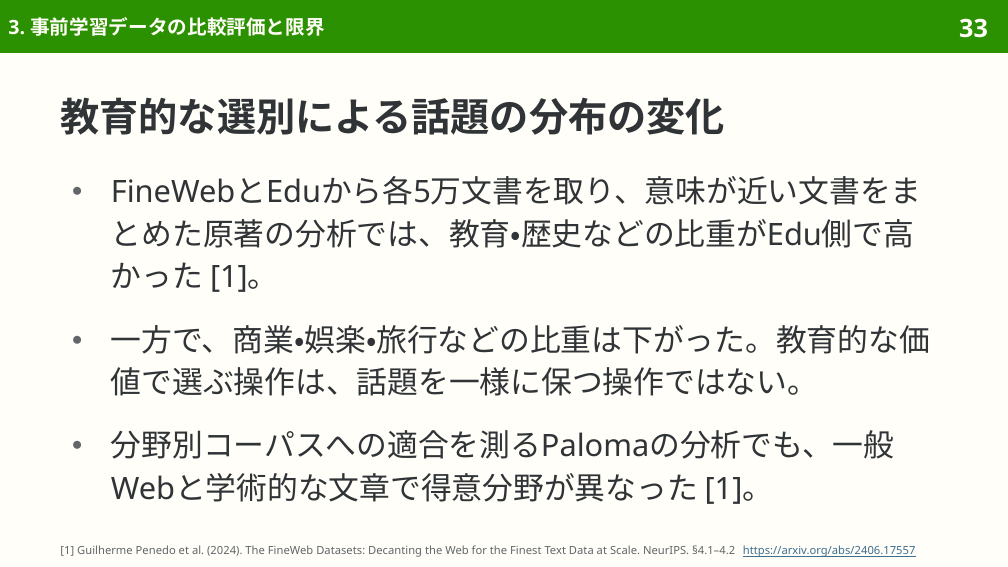
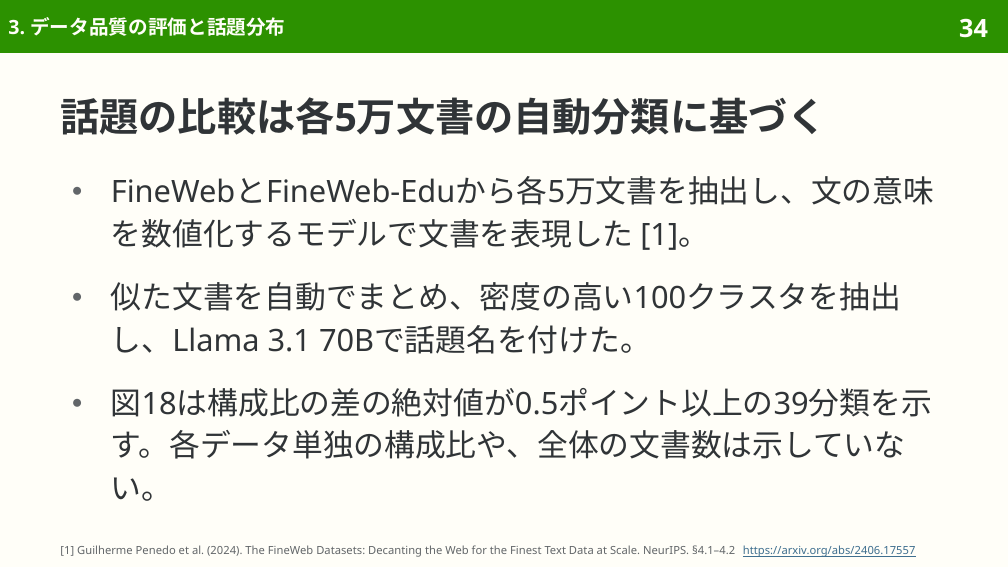
Before and after one commit to sasakiy84/datasets-in-10-minutes, a slide deck: slide 34 of slides/datasets-in-10-minutes-fineweb.pptx (slide 33 before the commit). Drawn at 1008x567 pixels with LibreOffice and Linux fonts; fonts in the diff are those of the drawing. Boxes give left, top, right and bottom in pixels: in the first picture for what was removed or moved away, otherwise in the second. Text is boxed around its words. In the diff, an @@ line names an element or a change of style, - is before the commit and + after.

Commit message:
Add published FineWeb topic shifts and broaden overview guidance

```diff
--- a/slides/datasets-in-10-minutes-fineweb.pptx
+++ b/slides/datasets-in-10-minutes-fineweb.pptx
@@ title at (8,17,285,36): text changed @@
-3. 事前学習データの比較評価と限界
+3. データ品質の評価と話題分布
@@ page number at (959,18,988,38): text changed @@
-33
+34
@@ title at (60,97,826,135): text changed @@
-教育的な選別による話題の分布の変化
+話題の比較は各5万文書の自動分類に基づく
@@ text at (111,176,934,501): text changed @@
-● FineWebとEduから各5万文書を取り、意味が近い文書をまとめた原著の分析では、教育・歴史などの比重がEdu側で高かった [1]。
-● 一方で、商業・娯楽・旅行などの比重は下がった。教育的な価値で選ぶ操作は、話題を一様に保つ操作ではない。
-● 分野別コーパスへの適合を測るPalomaの分析でも、一般Webと学術的な文章で得意分野が異なった [1]。
+● FineWebとFineWeb-Eduから各5万文書を抽出し、文の意味を数値化するモデルで文書を表現した [1]。
+● 似た文書を自動でまとめ、密度の高い100クラスタを抽出し、Llama 3.1 70Bで話題名を付けた。
+● 図18は構成比の差の絶対値が0.5ポイント以上の39分類を示す。各データ単独の構成比や、全体の文書数は示していない。
```
Also in this commit, not shown: 16 other slides changed, 8 slides added, 5 other files.
